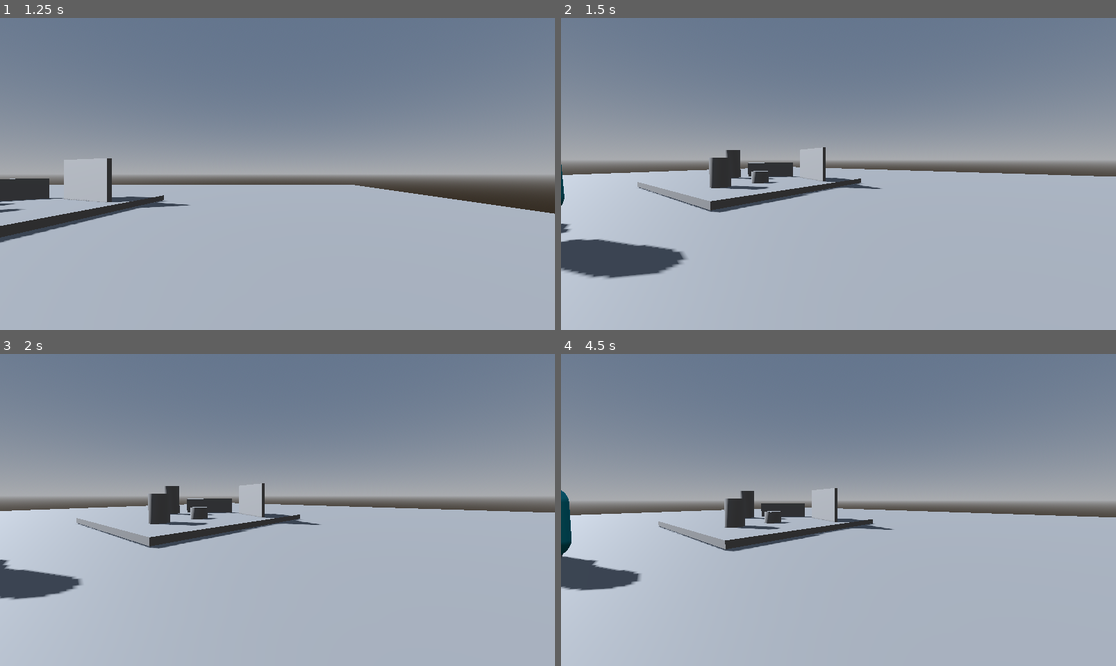
Above: before the commit, frames 1-4 (two rows, left to right).
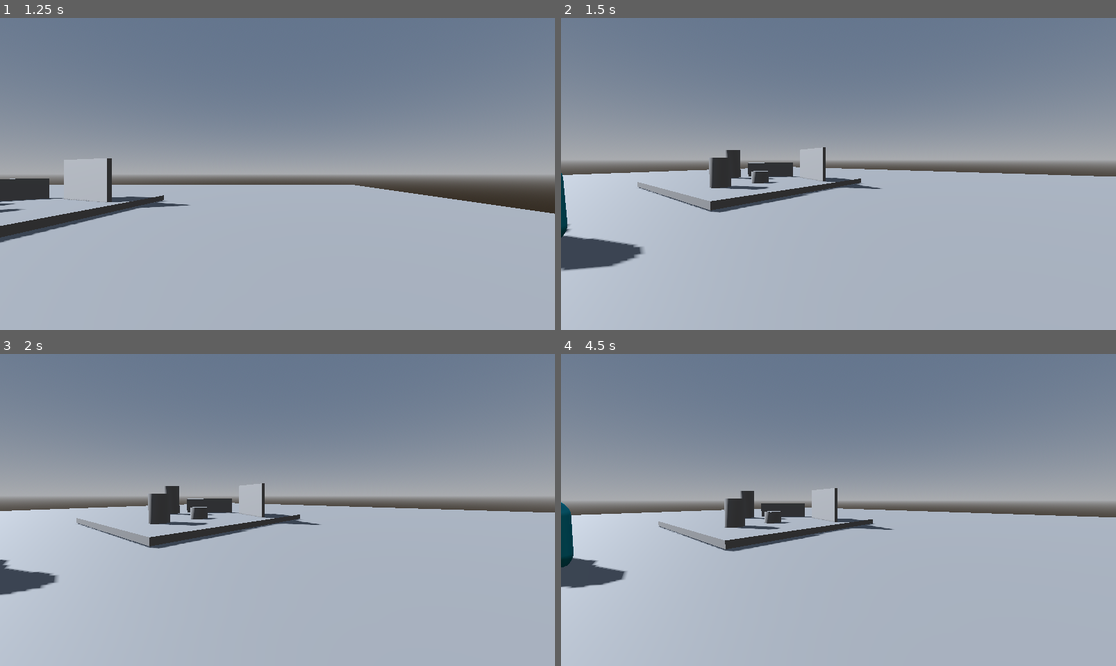
Above: after the commit, the same moments.

Repository: cs4350group2/foodgame
Game: Godot game, scene res://NPC_dev.tscn
Same seed, same stepped clock (60 frames per second), same inputs: the game is played once before the commit and once after it.
Inputs (mouse positions are in pixels of both pictures, inside the frame that each line leads up to):
- Up to frame 1 (1.25 s): tap Enter (ui_accept) at 0.5, 0.77 s; move the mouse to (399, 158) at 0.52 s; hold Right (ui_right) from 0.53 s (still down); tap Shift (sprint) at 0.6 s; click (399, 158) at 0.67 s
- Up to frame 2 (1.5 s): tap Enter (ui_accept) at 1.25 s; move the mouse to (810, 174) at 1.27 s; release Right (ui_right) at 1.28 s; hold Up (ui_up) from 1.28 s (still down); tap Shift (sprint) at 1.35 s
- Up to frame 3 (2 s): keep holding Up (ui_up); tap Enter (ui_accept) at 1.52 s
- Up to frame 4 (4.5 s): keep holding Up (ui_up); move the mouse to (849, 503) at 2.02 s; tap Shift (sprint) every 0.75 s from 2.1 to 4.35 s; tap Enter (ui_accept) at 2.75, 3.02, 3.5, 3.77, 4.25 s; move the mouse to (832, 516) at 2.77 s; click (832, 516) at 2.92 s; move the mouse to (877, 513) at 3.52 s; move the mouse to (794, 506) at 4.27 s

Frame 1 is identical in both runs. In frame 2, 1.3% of the frame differs, in the area x 0-23%, y 46-84%; in frame 3, 0.5%; in frame 4, 0.6%.

Commit message:
Add state logics for customers
- Walking to table
- Sitting
- Ordering

Diff:
--- a/src/NPC/customer.gd
+++ b/src/NPC/customer.gd
@@ -18,8 +18,13 @@
 	LEAVING
 }
 
+func get_state_name(state: State) -> String:
+	return State.keys()[state]
+
 var current_state = State.IDLE
 var assigned_sittingNode: SittingNode = null
+var order_taken = false
+var order: Order
 
 func assign_sitting_node(node: SittingNode):
 	self.assigned_sittingNode = node
@@ -62,6 +67,7 @@
 	if current_state == new_state:
 		return
 
+	print("Changing state from: ", get_state_name(current_state), " to ", get_state_name(new_state))
 	exit_state(current_state)
 	current_state = new_state
 	enter_state(current_state)
@@ -145,32 +151,37 @@
 func state_sitting(delta):
 	# Wait for some amount of time before ordering
 
-	# Example:
-	# if sit_timer <= 0:
-	#     change_state(State.ORDERING)
-
-	pass
-
+	# Wait until sitting animation finish
+	# Execute sitting animation here
+
+	# Play reading menu animation for random seconds
+	var view_menu_time = randf_range(5.0, 10.0)
+
+	await get_tree().create_timer(view_menu_time).timeout
+
+	change_state(State.ORDERING)
+
+func take_order() -> Order:
+	order_taken = true
+	return order
 
 func state_ordering(delta):
 	# Choose food / send order to restaurant system
+	order = Order.new(["Burger", "Fries"])
 
 	# Example:
 	# order = choose_random_food()
 	# restaurant.place_order(self, order)
 
-	change_state(State.WAITING_FOR_FOOD)
+	if order_taken:
+		change_state(State.WAITING_FOR_FOOD)
 
 
 func state_waiting_for_food(delta):
 	# Wait until restaurant tells us the food is ready
 
-	# Example:
-	# if food_received:
-	#     change_state(State.EATING)
-
-	pass
-
+	if order.is_order_completed():
+		change_state(State.EATING)
 
 func state_eating(delta):
 	# Play eating animation
--- a/src/NPC/customer.tscn
+++ b/src/NPC/customer.tscn
@@ -9,17 +9,18 @@
 material = SubResource("StandardMaterial3D_b1lj4")
 
 [sub_resource type="CapsuleShape3D" id="CapsuleShape3D_i2whk"]
+radius = 0.3
+height = 1.8
 
 [node name="Customer" type="CharacterBody3D" unique_id=259023669 groups=["customers"]]
 transform = Transform3D(1, 0, 0, 0, 1, 0, 0, 0, 1, 0, 1, 0)
 script = ExtResource("1_i2whk")
 
 [node name="MeshInstance3D" type="MeshInstance3D" parent="." unique_id=1140959115]
-transform = Transform3D(1, 0, 0, 0, 1, 0, 0, 0, 1, 0, 1, 0)
 mesh = SubResource("CapsuleMesh_13qdw")
 
 [node name="CollisionShape3D" type="CollisionShape3D" parent="." unique_id=1488200544]
-transform = Transform3D(1, 0, 0, 0, 1, 0, 0, 0, 1, 0, 1, 0)
+transform = Transform3D(1, 0, 0, 0, 1, 0, 0, 0, 1, 0, 0.100000024, 0)
 shape = SubResource("CapsuleShape3D_i2whk")
 
 [node name="NavigationAgent3D" type="NavigationAgent3D" parent="." unique_id=1135132478]
--- /dev/null
+++ b/src/NPC/order.gd
@@ -0,0 +1,14 @@
+class_name Order
+
+var items: Array[String] = []
+var completed := false
+
+func _init(order_items: Array[String]):
+	items = order_items
+
+func complete_order():
+	completed = true
+
+func is_order_completed() -> bool:
+	# All items are delivered
+	return completed
--- a/src/NPC/restaurant.gd
+++ b/src/NPC/restaurant.gd
@@ -2,6 +2,24 @@
 extends Node2D
 
 @onready var sittingNodes = $SittingNodes.get_children()
+var customers: Array[Customer] = []
+var orders: Array[Order] = []
+
+func add_customer(customer: Customer):
+	customers.append(customer)
+
+func remove_customer(customer: Customer):
+	customers.erase(customer)
+
+func add_order(order: Order):
+	orders.append(order)
+
+func remove_order(order: Order):
+	orders.erase(order)
+
+func complete_order(order: Order):
+	order.complete_order()
+	remove_order(order)
 
 func find_vacant_sittingNode() -> SittingNode:
 		for node in sittingNodes:
Not shown, added: src/NPC/order.gd.uid
